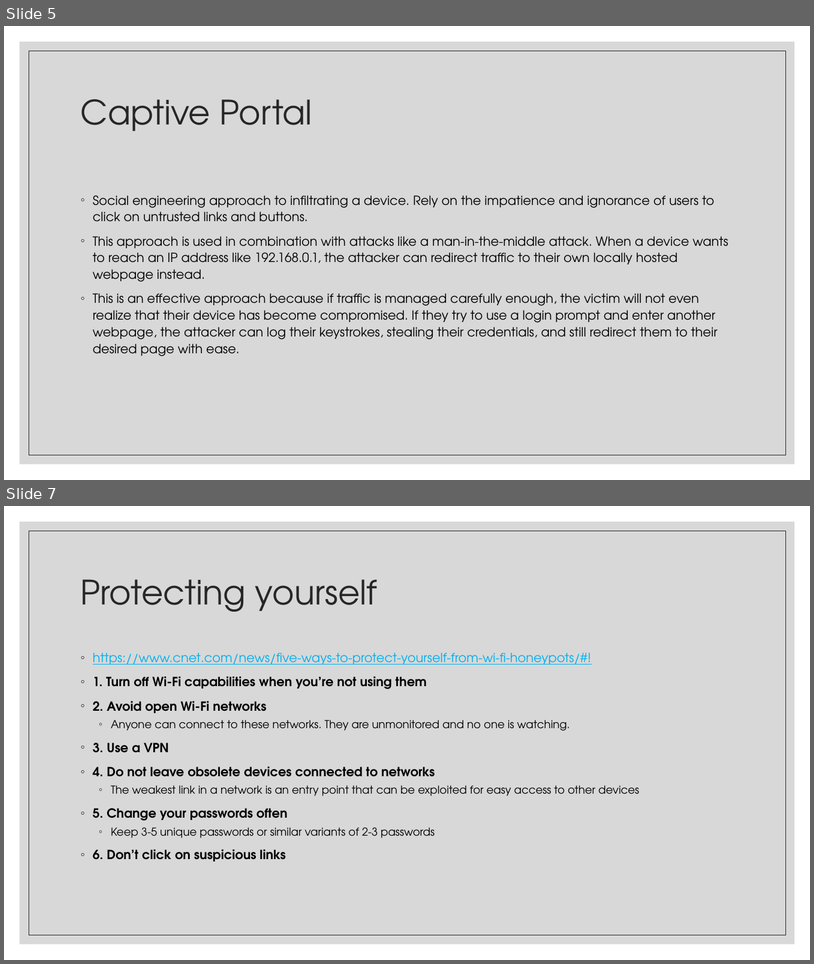
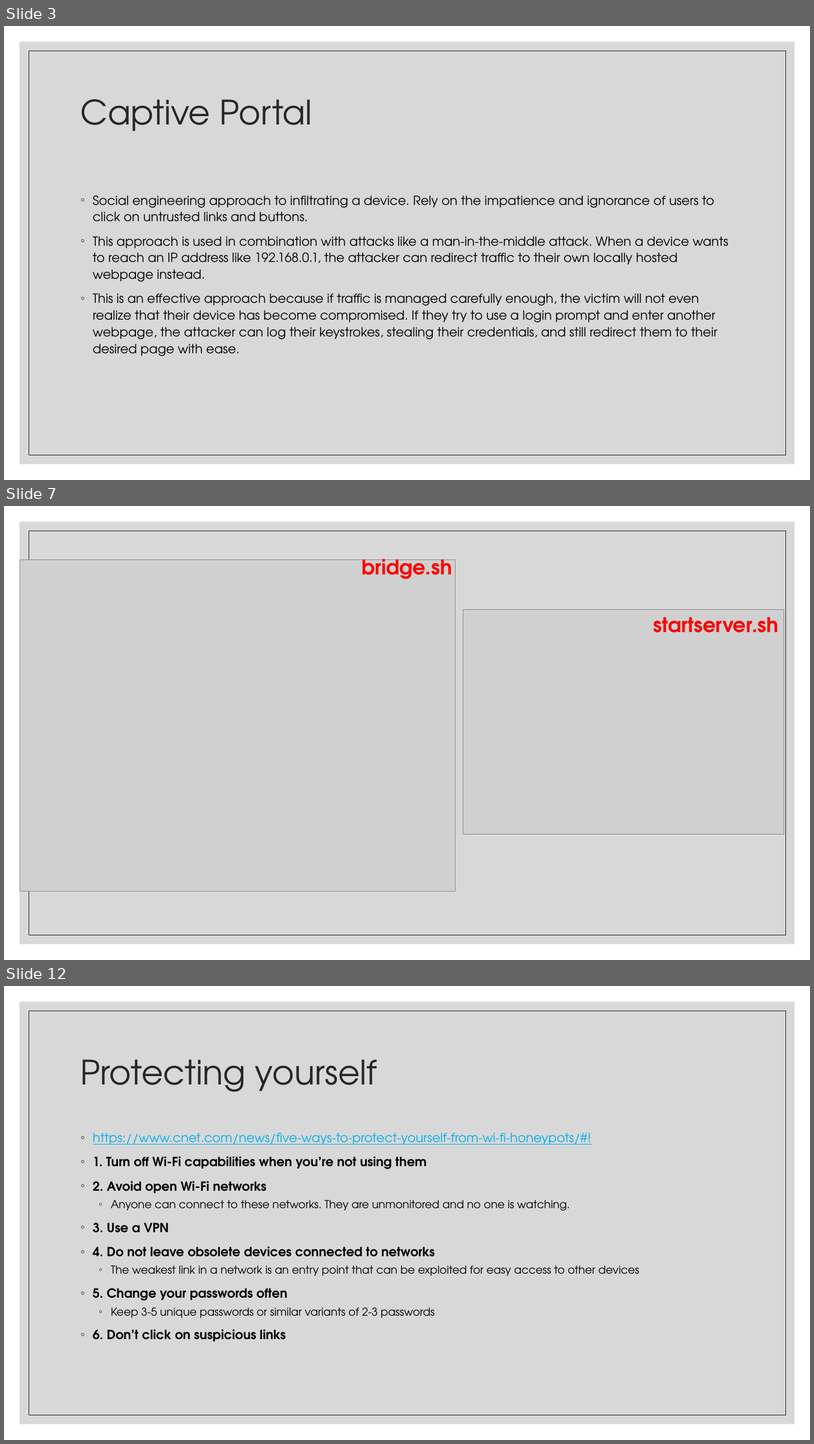
Before and after one commit to JulianKeller/cs425-backdoor, a slide deck: Documents/Remote attacks and backdoors.pptx. Shown one above the other, each under a label of ours: slides 5 and 7 before the commit, slides 3, 7 and 12 after it; the slides between them are not shown. The pictures are 814x964 and 814x1444 pixels, drawn with LibreOffice and Linux fonts; fonts in the diff are those of the drawing; grey boxes stand for pictures. Boxes give left, top, right and bottom in pixels: in the first picture for what was removed or moved away, otherwise in the second. Text is boxed around its words. In the diff, an @@ line names an element or a change of style, - is before the commit and + after.

```diff
--- a/Documents/Remote attacks and backdoors.pptx
+++ b/Documents/Remote attacks and backdoors.pptx
@@ slide 7 added at [4,506,810,960], background #FFFFFF; not listed: 2 template elements that a slide beside it also shows @@
@@ text added at [362,559,452,579], 24 pt, text #FF0000, bold @@
+bridge.sh
@@ picture added at [20,560,456,891] @@
@@ picture added at [463,609,784,834] @@
@@ text added at [653,617,779,633], 24 pt, text #FF0000, bold @@
+startserver.sh
@@ what was slide 5 is now slide 3 @@
@@ what was slide 7 is now slide 12 @@
```
Also in this commit, not shown: 2 slides changed, 6 other slides added, 2 slides removed.
